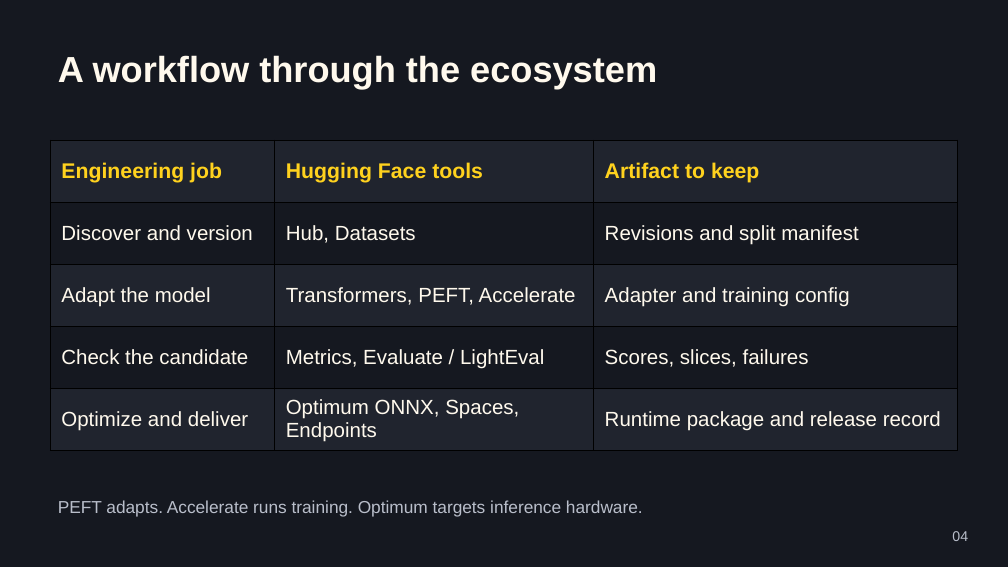
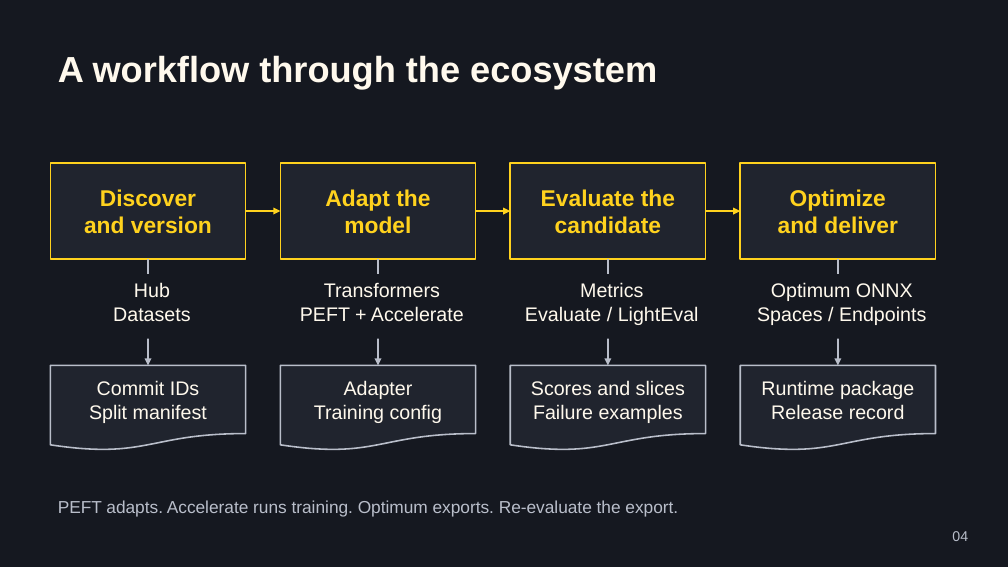
Before and after one commit to jemsbhai/bringing-the-heat, a slide deck: slide 4 of output/Bringing-the-Heat.pptx. Drawn at 1008x567 pixels with LibreOffice and Linux fonts; fonts in the diff are those of the drawing. Boxes give left, top, right and bottom in pixels: in the first picture for what was removed or moved away, otherwise in the second. Text is boxed around its words. In the diff, an @@ line names an element or a change of style, - is before the commit and + after.

```diff
--- a/output/Bringing-the-Heat.pptx
+++ b/output/Bringing-the-Heat.pptx
@@ table removed at box(51, 140, 958, 450), 5 rows, 3 columns @@
-Engineering job | Hugging Face tools | Artifact to keep
-Discover and version | Hub, Datasets | Revisions and split manifest
-Adapt the model | Transformers, PEFT, Accelerate | Adapter and training config
-Check the candidate | Metrics, Evaluate / LightEval | Scores, slices, failures
-Optimize and deliver | Optimum ONNX, Spaces, Endpoints | Runtime package and release record
@@ rectangle added at box(51, 163, 246, 259), fill #20242E, outline #FFD21E 1.5 pt, 21.8 pt, text #FFD21E, bold @@
+Discover
+and version
@@ rectangle added at box(281, 163, 476, 259), fill #20242E, outline #FFD21E 1.5 pt, 21.8 pt, text #FFD21E, bold @@
+Adapt the
+model
@@ rectangle added at box(510, 163, 706, 259), fill #20242E, outline #FFD21E 1.5 pt, 21.8 pt, text #FFD21E, bold @@
+Evaluate the
+candidate
@@ rectangle added at box(740, 163, 935, 259), fill #20242E, outline #FFD21E 1.5 pt, 21.8 pt, text #FFD21E, bold @@
+Optimize
+and deliver
@@ arrow added from (246, 211) to (281, 211), #FFD21E 2.25 pt @@
@@ arrow added from (476, 211) to (510, 211), #FFD21E 2.25 pt @@
@@ arrow added from (706, 211) to (740, 211), #FFD21E 2.25 pt @@
@@ arrow added from (148, 259) to (148, 365), #B9BECA 2.25 pt @@
@@ arrow added from (378, 259) to (378, 365), #B9BECA 2.25 pt @@
@@ arrow added from (608, 259) to (608, 365), #B9BECA 2.25 pt @@
@@ arrow added from (838, 259) to (838, 365), #B9BECA 2.25 pt @@
@@ text added at box(113, 282, 191, 322), 18.8 pt, text #FFF9ED @@
+Hub
+Datasets
@@ text added at box(300, 282, 464, 322), 18.8 pt, text #FFF9ED @@
+Transformers
+PEFT + Accelerate
@@ text added at box(525, 282, 699, 325), 18.8 pt, text #FFF9ED @@
+Metrics
+Evaluate / LightEval
@@ text added at box(757, 282, 926, 325), 18.8 pt, text #FFF9ED @@
+Optimum ONNX
+Spaces / Endpoints
@@ flow chart document added at box(51, 365, 246, 450), fill #20242E, outline #B9BECA 1.5 pt, 18.8 pt, text #FFF9ED @@
+Commit IDs
+Split manifest
@@ flow chart document added at box(281, 365, 476, 450), fill #20242E, outline #B9BECA 1.5 pt, 18.8 pt, text #FFF9ED @@
+Adapter
+Training config
@@ flow chart document added at box(510, 365, 706, 450), fill #20242E, outline #B9BECA 1.5 pt, 18.8 pt, text #FFF9ED @@
+Scores and slices
+Failure examples
@@ flow chart document added at box(740, 365, 935, 450), fill #20242E, outline #B9BECA 1.5 pt, 18.8 pt, text #FFF9ED @@
+Runtime package
+Release record
@@ text at box(58, 500, 678, 517): text changed @@
-PEFT adapts. Accelerate runs training. Optimum targets inference hardware.
+PEFT adapts. Accelerate runs training. Optimum exports. Re-evaluate the export.
```
Also in this commit, not shown: 5 other slides changed, 3 slides added, 3 slides removed, 38 other files.
